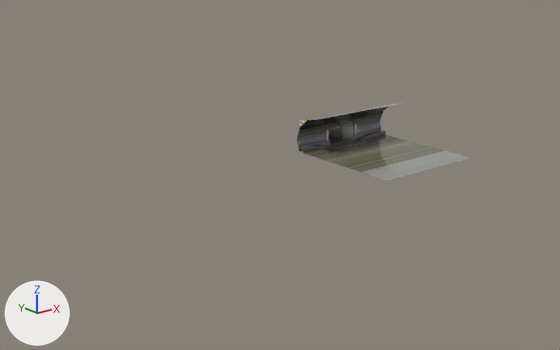
What one commit did to the FBX model Assets/tunnel.fbx.
Rendered twice from a 50 mm camera at (-81.2, -123.3, 48.3) aimed at (24.1, 8.3, -4.3). Every picture has the same lights, and +X, +Y and +Z are marked at lower left. Where no turn or scale is listed for an object, it has been applied to the vertices.
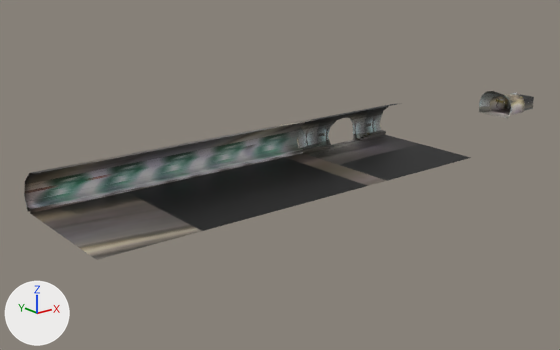
Where the change shows, as pixel boxes (x1, y1, x2, y2) in the pictures (560 x 350 px):
'Cylinder005', added: after (24, 120, 386, 260)
'Cylinder003.001', added: after (479, 91, 534, 118)
'Cylinder003', deleted: before (299, 117, 353, 143)
part 1 of me_mesh_002, cut back: before (297, 111, 383, 152); after (297, 111, 383, 148)
part 2 of me_mesh_002, recoloured (grey to black): (300, 104, 471, 181) in both

Edits to the bpy script that builds the scene:
```text
Add img_wall2_png:
    img_wall2_png = load_image('wall2.png', '../ModelResources/wall2.png', 699, 699, 'sRGB')
Add img_wall5_png:
    img_wall5_png = load_image('wall5.png', 'Textures/wall5.png', 335, 320, 'sRGB')
Add mat_material__33_001:
    mat_material__33_001 = principled_material('Material #33.001')
    mat_material__33_001.texture = img_wall2_png
    mat_material__33_001.roughness = 0.553
Add mat_material__32_001:
    mat_material__32_001 = principled_material('Material #32.001')
    mat_material__32_001.texture = img_texture2_png
    mat_material__32_001.roughness = 0.553
Add mat_material_001:
    mat_material_001 = principled_material('Material.001')
    mat_material_001.texture = img_wall5_png  # with its transparency
Change me_mesh_002:
    used by ob_cylinder001; location = (96.2, 1.9, 3.1)
    remove me_mesh_002.from_pydata(...)  # 100 vertices, 157 faces; spans x -66.4..-39.3, y -21.3..8.2, z -3.0..5.8
    add me_mesh_002.from_pydata(...)  # 75 vertices, 97 faces; spans x -66.4..-39.3, y -21.3..7.3, z -3.0..5.8
    me_mesh_002 part 1
    29 vertices are removed from x -66.4..-39.3, y 6.5..8.2, z -3.0..3.3
    72 faces are deleted
    4 vertices are added at (-49.1, 6.8, -2.1), (-56.7, 6.8, -2.0), (-66.4, 6.8, -2.0), (-39.3, 6.8, -2.1)
    12 new faces join them
    me_mesh_002 part 2: 85 faces spanning x -66.4..-39.3, y -21.3..6.9, z -3.0..5.8 switch from mat_material__33 (picture img_tunnel_loop_png) to mat_material__33_001 (picture img_wall2_png)
Add me_mesh_003_1:
    me_mesh_003_1.from_pydata(...)  # 79 vertices, 135 faces; spans x -3.8..12.0, y -5.4..5.4, z -2.3..4.4
    me_mesh_003_1.materials.append(mat_material__32_001)  # picture img_texture2_png
Add me_mesh_1:
    me_mesh_1.from_pydata(...)  # 18 vertices, 8 faces; spans x -466.9..-402.9, y -21.3..7.3, z -3.0..5.8
    me_mesh_1.materials.append(mat_material_001)  # picture img_wall5_png
Remove ob_cylinder003:
    ob_cylinder003 = bpy.data.objects.new('Cylinder003', me_mesh_003)
    ob_cylinder003.location = (43.3, 11.2, 2.2)
Add ob_cylinder003_001:
    ob_cylinder003_001 = bpy.data.objects.new('Cylinder003.001', me_mesh_003_1)
    ob_cylinder003_001.location = (96.2, 1.9, 3.1)
Add ob_cylinder005:
    ob_cylinder005 = bpy.data.objects.new('Cylinder005', me_mesh_1)
    ob_cylinder005.location = (432.7, 1.9, 3.1)
```
